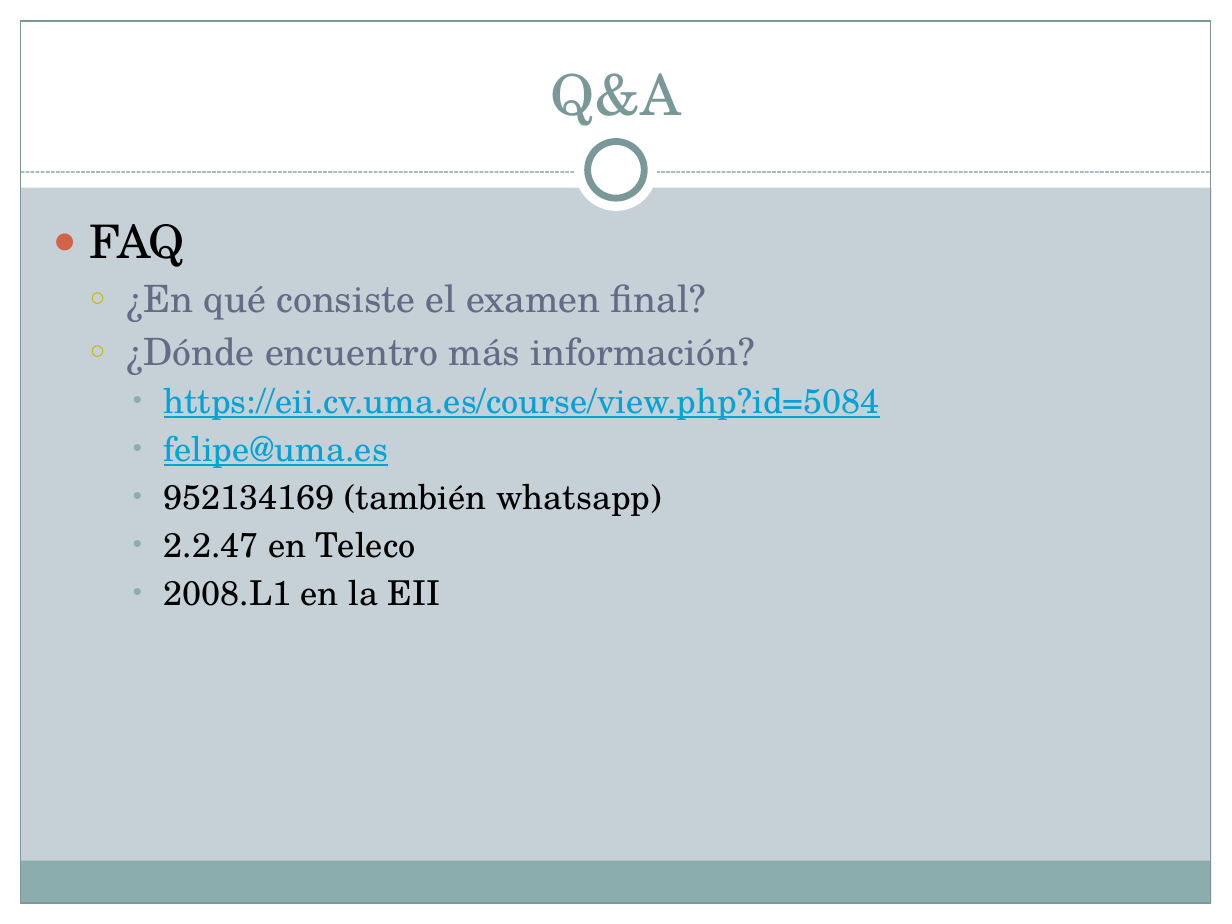
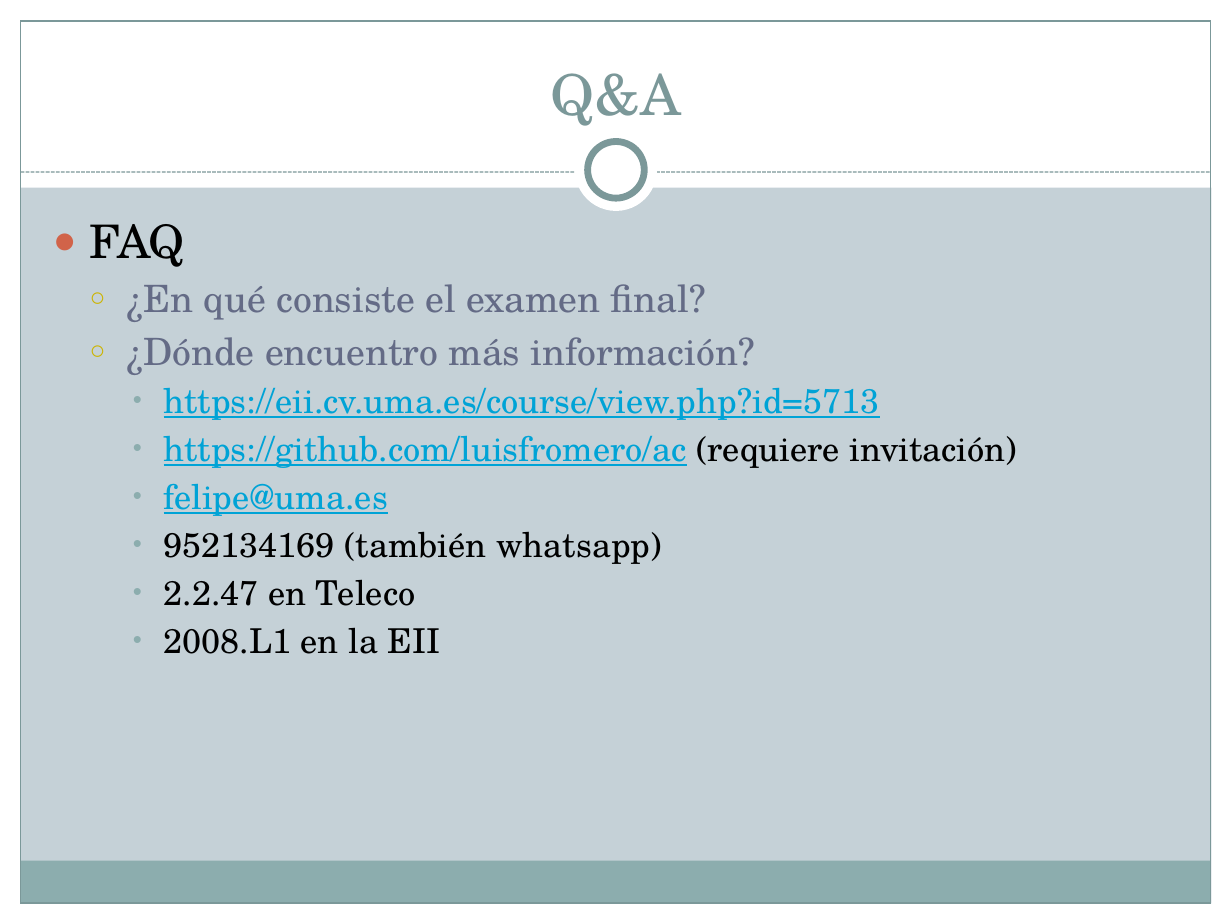
Before and after one commit to luisfromero/arqcom, a slide deck: slide 7 of pdfs/Arquitectura de Computadores.pptx. Drawn at 1232x924 pixels with LibreOffice and Linux fonts; fonts in the diff are those of the drawing. Boxes give left, top, right and bottom in pixels: in the first picture for what was removed or moved away, otherwise in the second. Text is boxed around its words. In the diff, an @@ line names an element or a change of style, - is before the commit and + after.

```diff
--- a/pdfs/Arquitectura de Computadores.pptx
+++ b/pdfs/Arquitectura de Computadores.pptx
@@ text at bbox=[164, 387, 1017, 468]: text changed @@
-    • https://eii.cv.uma.es/course/view.php?id=5084
+    • https://eii.cv.uma.es/course/view.php?id=5713
+    • https://github.com/luisfromero/ac (requiere invitación)
```
Also in this commit, not shown: 3 other slides changed, 1 other file.
